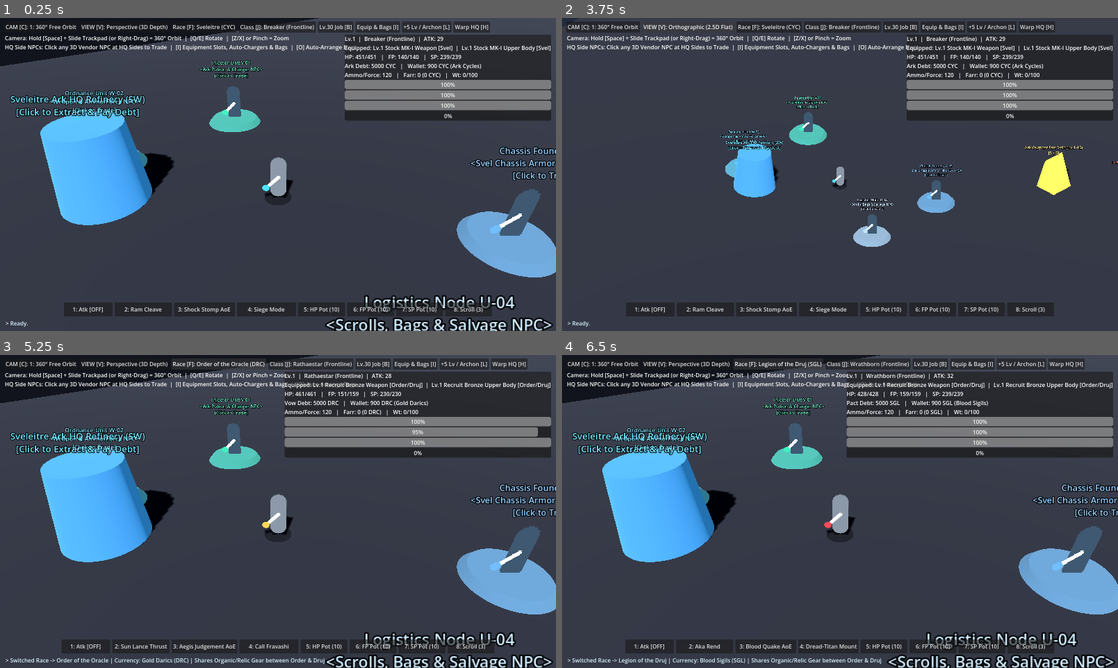
Above: before the commit, frames 1-4 (two rows, left to right).
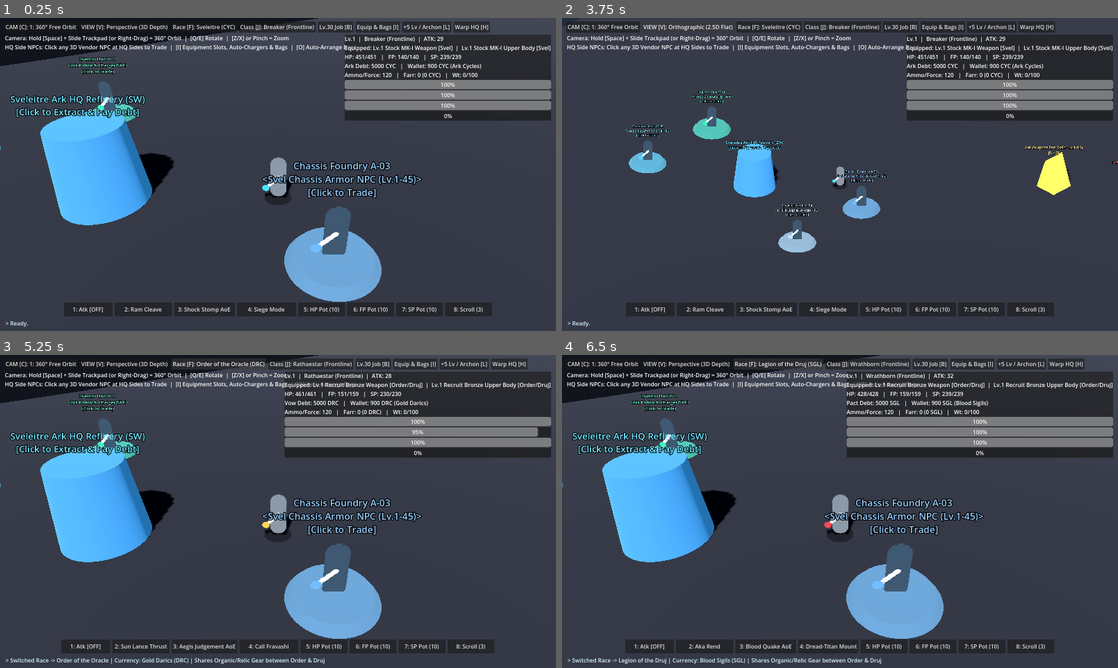
Above: after the commit, the same moments.

Repository: Aeshmaa/TCOWD-Farr
Game: Godot game, scene res://scenes/main.tscn
Same seed, same stepped clock (60 frames per second), same inputs: the game is played once before the commit and once after it.
Inputs:
- Up to frame 1 (0.25 s): no input
- Up to frame 2 (3.75 s): click "CAM [C]: 1: 360° Free Orbit" at 0.5 s; click "CAM [C]: 2: Chase Behind" at 1.25 s; click "CAM [C]: 3: Isometric Lock" at 2 s; click "CAM [C]: 4: Stay Still (Watch)" at 2.75 s; click "VIEW [V]: Perspective (3D Dep…" at 3.5 s
- Up to frame 3 (5.25 s): click "VIEW [V]: Orthographic (2.5D …" at 4.25 s; click "Race [F]: Sveleitre (CYC)" at 5 s
- Up to frame 4 (6.5 s): click "Race [F]: Order of the Oracle…" at 5.75 s

The runs differ from the first frame. In frame 1, 12% of the frame differs, in the area x 0-100%, y 12-100%; in frame 2, 3.8%; in frame 3, 12%; in frame 4, 12%.

Commit message:
Fix NPC/refinery overlap, enforce faction-only vendors, remove stray HUD line

Diff:
--- a/scenes/main.tscn
+++ b/scenes/main.tscn
@@ -125,7 +125,7 @@
 station_name = "Legion Citadel HQ Refinery (NE)"
 
 [node name="SvelNpcPotion" parent="World" instance=ExtResource("8_vendor")]
-transform = Transform3D(1, 0, 0, 0, 1, 0, 0, 0, 1, -44, 0, 35)
+transform = Transform3D(1, 0, 0, 0, 1, 0, 0, 0, 1, -49, 0, 39)
 npc_name = "Injector Unit V-01"
 npc_title = "Ark Potion & Charger NPC"
 vendor_type = "POTION"
@@ -133,7 +133,7 @@
 accent_color = Color(0.25, 0.95, 0.75, 1)
 
 [node name="SvelNpcWeapon" parent="World" instance=ExtResource("8_vendor")]
-transform = Transform3D(1, 0, 0, 0, 1, 0, 0, 0, 1, -44, 0, 41)
+transform = Transform3D(1, 0, 0, 0, 1, 0, 0, 0, 1, -49, 0, 45)
 npc_name = "Ordnance Unit W-02"
 npc_title = "Weapon & Ammo/Force NPC"
 vendor_type = "WEAPON"
@@ -141,7 +141,7 @@
 accent_color = Color(0.35, 0.85, 1, 1)
 
 [node name="SvelNpcArmor" parent="World" instance=ExtResource("8_vendor")]
-transform = Transform3D(1, 0, 0, 0, 1, 0, 0, 0, 1, -32, 0, 35)
+transform = Transform3D(1, 0, 0, 0, 1, 0, 0, 0, 1, -35, 0, 39)
 npc_name = "Chassis Foundry A-03"
 npc_title = "Svel Chassis Armor NPC (Lv.1-45)"
 vendor_type = "ARMOR"
@@ -149,7 +149,7 @@
 accent_color = Color(0.45, 0.75, 1, 1)
 
 [node name="SvelNpcUtility" parent="World" instance=ExtResource("8_vendor")]
-transform = Transform3D(1, 0, 0, 0, 1, 0, 0, 0, 1, -32, 0, 41)
+transform = Transform3D(1, 0, 0, 0, 1, 0, 0, 0, 1, -35, 0, 45)
 npc_name = "Logistics Node U-04"
 npc_title = "Scrolls, Bags & Salvage NPC"
 vendor_type = "UTILITY"
@@ -157,7 +157,7 @@
 accent_color = Color(0.75, 0.9, 1, 1)
 
 [node name="OrderNpcPotion" parent="World" instance=ExtResource("8_vendor")]
-transform = Transform3D(1, 0, 0, 0, 1, 0, 0, 0, 1, 32, 0, 35)
+transform = Transform3D(1, 0, 0, 0, 1, 0, 0, 0, 1, 35, 0, 39)
 npc_name = "Haoma Alchemist Darius"
 npc_title = "Sanctuary Potion NPC"
 vendor_type = "POTION"
@@ -166,7 +166,7 @@
 accent_color = Color(1, 0.88, 0.35, 1)
 
 [node name="OrderNpcWeapon" parent="World" instance=ExtResource("8_vendor")]
-transform = Transform3D(1, 0, 0, 0, 1, 0, 0, 0, 1, 32, 0, 41)
+transform = Transform3D(1, 0, 0, 0, 1, 0, 0, 0, 1, 35, 0, 45)
 npc_name = "Atar Forgemaster Kaveh"
 npc_title = "Weapon & Force Charge NPC"
 vendor_type = "WEAPON"
@@ -175,7 +175,7 @@
 accent_color = Color(1, 0.78, 0.28, 1)
 
 [node name="OrderNpcArmor" parent="World" instance=ExtResource("8_vendor")]
-transform = Transform3D(1, 0, 0, 0, 1, 0, 0, 0, 1, 44, 0, 35)
+transform = Transform3D(1, 0, 0, 0, 1, 0, 0, 0, 1, 49, 0, 39)
 npc_name = "Royal Armorer Bahram"
 npc_title = "Order/Druj Shared Armor NPC"
 vendor_type = "ARMOR"
@@ -184,7 +184,7 @@
 accent_color = Color(1, 0.85, 0.45, 1)
 
 [node name="OrderNpcUtility" parent="World" instance=ExtResource("8_vendor")]
-transform = Transform3D(1, 0, 0, 0, 1, 0, 0, 0, 1, 44, 0, 41)
+transform = Transform3D(1, 0, 0, 0, 1, 0, 0, 0, 1, 49, 0, 45)
 npc_name = "Scribe of the Seal"
 npc_title = "Scrolls, Bags & Tithe NPC"
 vendor_type = "UTILITY"
@@ -193,7 +193,7 @@
 accent_color = Color(1, 0.92, 0.55, 1)
 
 [node name="LegionNpcPotion" parent="World" instance=ExtResource("8_vendor")]
-transform = Transform3D(1, 0, 0, 0, 1, 0, 0, 0, 1, 32, 0, -41)
+transform = Transform3D(1, 0, 0, 0, 1, 0, 0, 0, 1, 35, 0, -45)
 npc_name = "Bloodbrewer Zarik"
 npc_title = "Citadel Potion NPC"
 vendor_type = "POTION"
@@ -202,7 +202,7 @@
 accent_color = Color(0.98, 0.3, 0.38, 1)
 
 [node name="LegionNpcWeapon" parent="World" instance=ExtResource("8_vendor")]
-transform = Transform3D(1, 0, 0, 0, 1, 0, 0, 0, 1, 32, 0, -35)
+transform = Transform3D(1, 0, 0, 0, 1, 0, 0, 0, 1, 35, 0, -39)
 npc_name = "Aka-Warpsmith Vartan"
 npc_title = "Weapon & Force Charge NPC"
 vendor_type = "WEAPON"
@@ -211,7 +211,7 @@
 accent_color = Color(0.95, 0.25, 0.45, 1)
 
 [node name="LegionNpcArmor" parent="World" instance=ExtResource("8_vendor")]
-transform = Transform3D(1, 0, 0, 0, 1, 0, 0, 0, 1, 44, 0, -41)
+transform = Transform3D(1, 0, 0, 0, 1, 0, 0, 0, 1, 49, 0, -45)
 npc_name = "Obsidian Armorer Sorush"
 npc_title = "Order/Druj Shared Armor NPC"
 vendor_type = "ARMOR"
@@ -220,7 +220,7 @@
 accent_color = Color(1, 0.38, 0.35, 1)
 
 [node name="LegionNpcUtility" parent="World" instance=ExtResource("8_vendor")]
-transform = Transform3D(1, 0, 0, 0, 1, 0, 0, 0, 1, 44, 0, -35)
+transform = Transform3D(1, 0, 0, 0, 1, 0, 0, 0, 1, 49, 0, -39)
 npc_name = "Pact-Keeper Narseh"
 npc_title = "Scrolls, Bags & Pact Debt NPC"
 vendor_type = "UTILITY"
--- a/scripts/hud.gd
+++ b/scripts/hud.gd
@@ -144,7 +144,6 @@
 
 	_auto_sp_btn = Button.new()
 	_auto_sp_btn.focus_mode = Control.FOCUS_NONE
-	_auto_sp_btn.size_flags_horizontal = Control.FOCUS_NONE
 	_auto_sp_btn.size_flags_horizontal = Control.SIZE_EXPAND_FILL
 	_auto_sp_btn.pressed.connect(func() -> void: if _player: _player.cycle_auto_charger("SP"))
 	charger_row.add_child(_auto_sp_btn)
--- a/scripts/player.gd
+++ b/scripts/player.gd
@@ -1151,7 +1151,11 @@
 
 func _trigger_interaction(target: Node3D) -> void:
 	if target is VendorNpc:
-		active_vendor_npc = target as VendorNpc
+		var npc := target as VendorNpc
+		if npc.faction_id != str(_faction_dict()["id"]):
+			event_logged.emit("%s glares at you: \"I do not trade with outsiders of %s.\"" % [npc.npc_name, _faction_dict()["name"]])
+			return
+		active_vendor_npc = npc
 		event_logged.emit("Speaking with %s <%s>." % [active_vendor_npc.npc_name, active_vendor_npc.npc_title])
 		_emit_state()
 	elif target is FarrVein:
